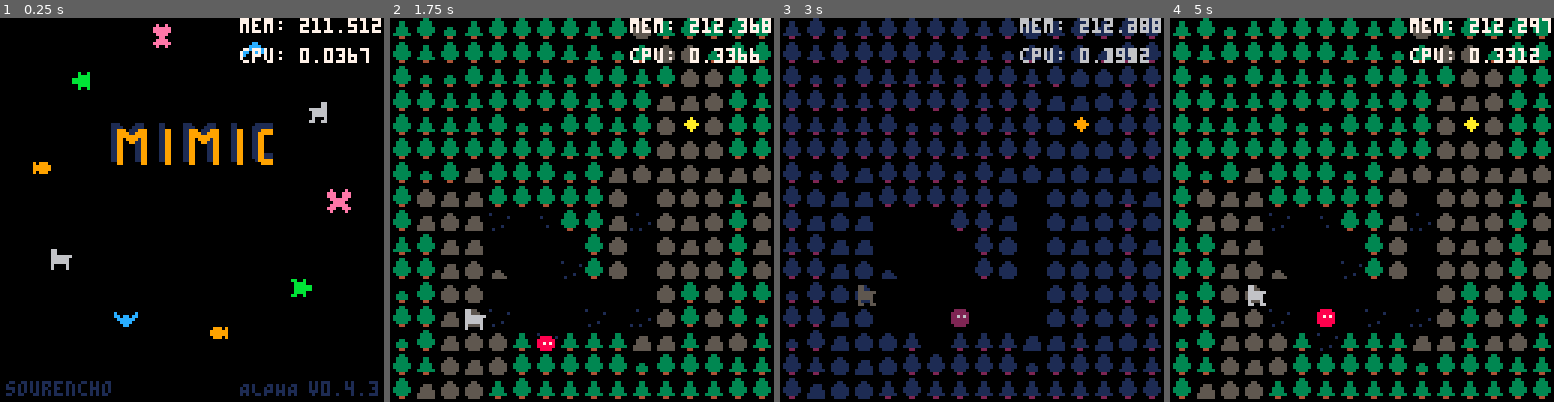
Above: before the commit, frames 1-4 (left to right).
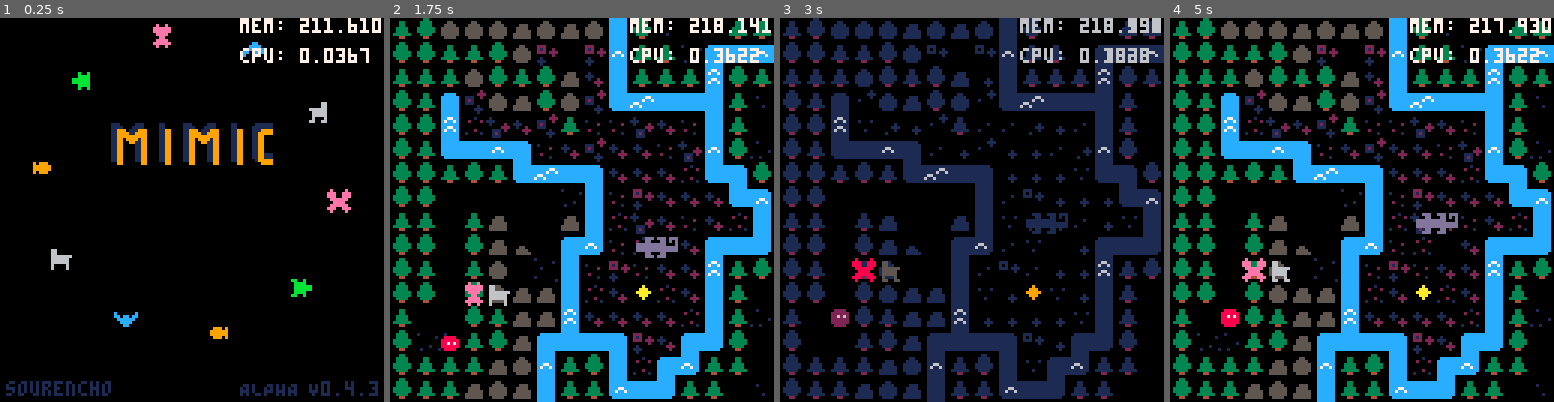
Above: after the commit, the same moments.

Repository: sourencho/mimic
Game: PICO-8 cartridge mimic.p8
Same seed, same stepped clock (60 frames per second), same inputs: the game is played once before the commit and once after it.
Inputs:
- Up to frame 1 (0.25 s): no input
- Up to frame 2 (1.75 s): tap X (X key) at 0.33, 1.07 s; tap O (Z key) at 0.7, 1.7 s; hold Right from 1.6 s (still down)
- Up to frame 3 (3 s): tap X (X key) at 1.85, 2.97 s; release Right at 2.1 s; tap O (Z key) at 2.1, 2.5, 2.9 s; hold Up 2.15-2.42 s; hold Right from 2.47 s (still down)
- Up to frame 4 (5 s): release Right at 3.03 s; hold Left 3.08-3.58 s; tap O (Z key) every 0.4 s from 3.3 to 4.9 s; hold Down 3.63-3.97 s; hold Right 4.02-4.68 s; tap X (X key) at 4.08 s; hold Up from 4.73 s (still down)

The runs differ from the first frame. In frame 1, less than 0.1% of the frame differs, in the area x 80-100%, y 0-96%; in frame 2, 41%; in frame 3, 28%; in frame 4, 41%, in the area x 0-100%, y 0-100%.

Commit message:
minor fixes

Diff:
--- a/mimic.p8
+++ b/mimic.p8
@@ -4,15 +4,15 @@
 -- mimic v0.4.3
 -- by sourencho
 
-VERSION = "v0.4.3"
+VERSION = "V0.4.3"
 
 -- DATA
 
 -- SETTINGS
-start_level = 5
+start_level = 13
 level_count = 15
 skip_tutorial = true
-skip_levels = {4, 6, 7, 9}
+skip_levels = {4, 7, 9}
 
 tutorial_level = 30
 tutorial_speed = 20
@@ -1037,7 +1037,7 @@
         -- comp >= 3 check is so that the goat + vishab + butter animal doesn't transform back
         -- this is a feature that i've intentionally removed so that they dont keep transforming
         -- back and forth. Also the sprite draw algo doesn't work really well for that case lol
-        if (body_size(a) != 3 or #a.comp >= 3) goto cont
+        if (body_size(a) != 3) goto cont
         for animals, shape_keys in pairs(animal_big_patterns) do
             local a1, a2 = animals[1], animals[2]
             for pair_shape_key, pat in pairs(shape_keys) do
@@ -1046,13 +1046,16 @@
                     if can_mimic({a, a1, a2}) and
                     is_mimic(pat, a.pattern, #maybe_player.pattern, maybe_player.t % #maybe_player.pattern + 1) then
                         if maybe_player.is_player then
+                            -- small actor and player into big player
                             local new_pos = {x = min(maybe_player.pos.x, other.pos.x), y = maybe_player.pos.y}
                             transform_player(maybe_player, a, new_pos)
                             to_del = {other}
                         elseif a.is_player then
-                            to_add, to_del = transform_player_big(a, a1, a2)
-                        else
-                            to_add, to_del = merge_big_animal(a, a1, a2)
+                            -- big player into two small players
+                            to_add, to_del = transform_big_player(a, a1, a2)
+                        elseif (#a.comp < 3) then
+                            -- two small actors into one big actor
+                            to_add, to_del = merge_into_big_animal(a, a1, a2)
                         end
                         actors_to_add = table_concat(actors_to_add, to_add)
                         actors_to_del = table_concat(actors_to_del, to_del)
@@ -1146,7 +1149,7 @@
     other.mimicked = true
 end
 
-function transform_player_big(a, o1, o2)
+function transform_big_player(a, o1, o2)
     if (o1.pos.x > o2.pos.x or o1.pos.y > o2.pos.y) then
         right = o1
         left = o2
@@ -1202,7 +1205,7 @@
 end
 
 -- currently hardcoded to only work for shape {2,1}
-function merge_big_animal(a, o1, o2)
+function merge_into_big_animal(a, o1, o2)
 
     -- make sure o1 is pointing to the top_left one
     local tmp = o1
